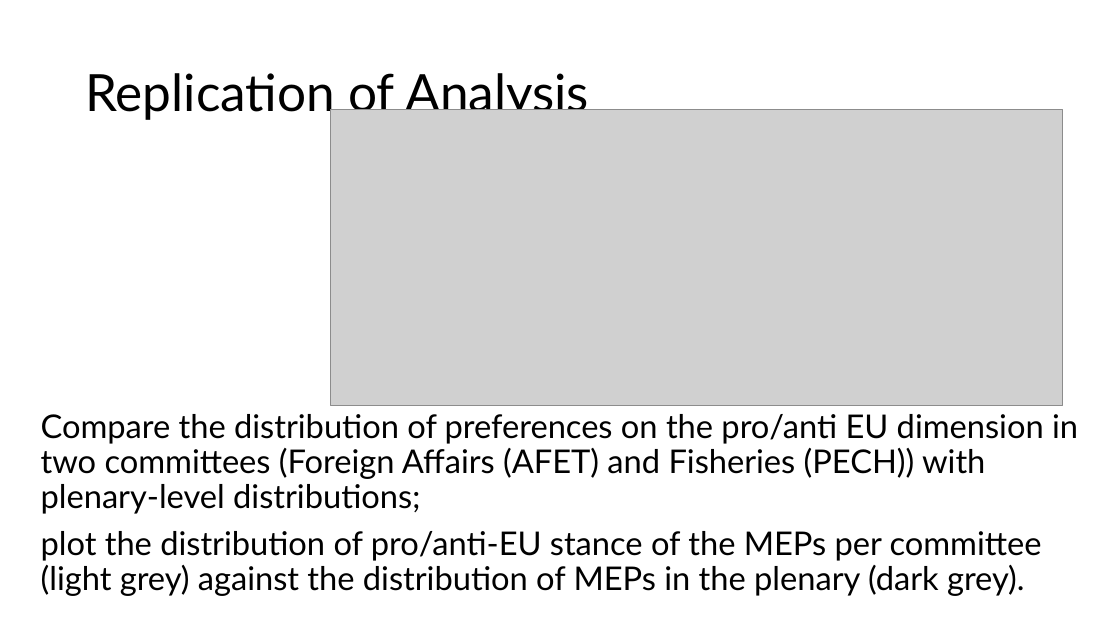
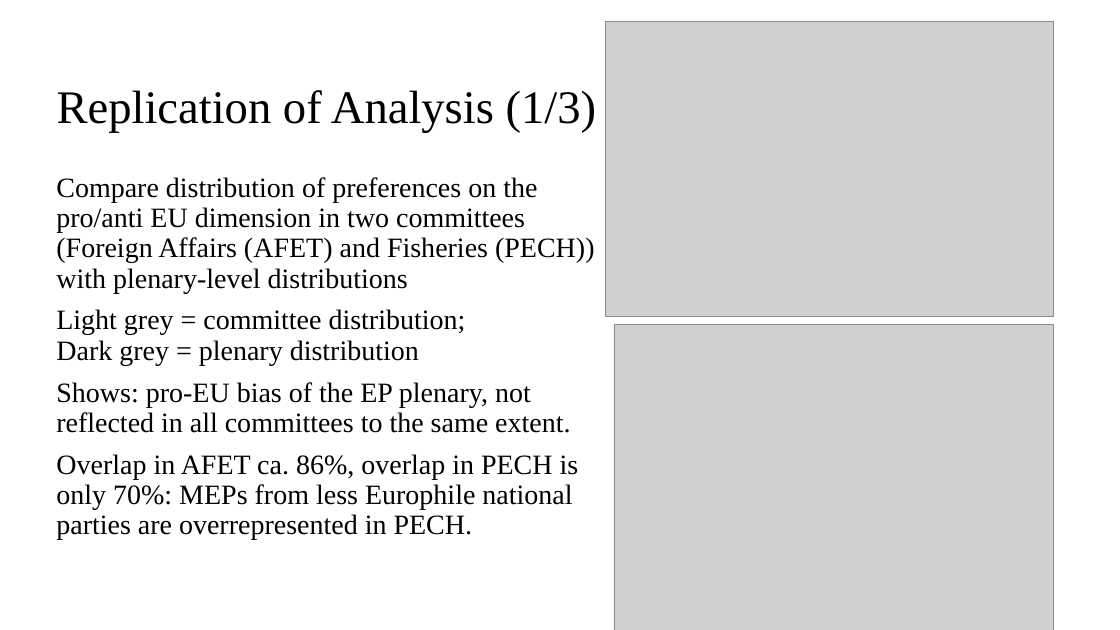
Before and after one commit to kachurm-dev/StatsII_2026, a slide deck: slide 6 of replication/KACHUR_Presentation_Replication.pptx (slide 7 before the commit). Drawn at 1120x630 pixels with LibreOffice and Linux fonts; fonts in the diff are those of the drawing; grey boxes stand for pictures. Boxes give left, top, right and bottom in pixels: in the first picture for what was removed or moved away, otherwise in the second. Text is boxed around its words. In the diff, an @@ line names an element or a change of style, - is before the commit and + after.

Commit message:
Updated Replication paper

```diff
--- a/replication/KACHUR_Presentation_Replication.pptx
+++ b/replication/KACHUR_Presentation_Replication.pptx
@@ picture: place and size @@
-picture at (331, 109, 1064, 406)
+picture at (606, 22, 1054, 317)
@@ title at (57, 90, 597, 133): text changed; size 44 to 40 pt; font Lato to Times New Roman @@
-Replication of Analysis
+Replication of Analysis (1/3)
@@ text at (56, 177, 595, 540): text changed; size 28 to 24 pt; font Lato to Times New Roman @@
-Compare the distribution of preferences on the pro/anti EU dimension in two committees (Foreign Affairs (AFET) and Fisheries (PECH)) with plenary-level distributions;
-plot the distribution of pro/anti-EU stance of the MEPs per committee (light grey) against the distribution of MEPs in the plenary (dark grey).
+Compare distribution of preferences on the pro/anti EU dimension in two committees (Foreign Affairs (AFET) and Fisheries (PECH)) with plenary-level distributions
+Light grey = committee distribution;
+Dark grey = plenary distribution
+Shows: pro-EU bias of the EP plenary, not reflected in all committees to the same extent.
+Overlap in AFET ca. 86%, overlap in PECH is only 70%: MEPs from less Europhile national parties are overrepresented in PECH.
@@ picture added at (614, 324, 1054, 630) @@
```
Also in this commit, not shown: 9 other slides changed, 4 slides added, 3 slides removed, 2 other files.
